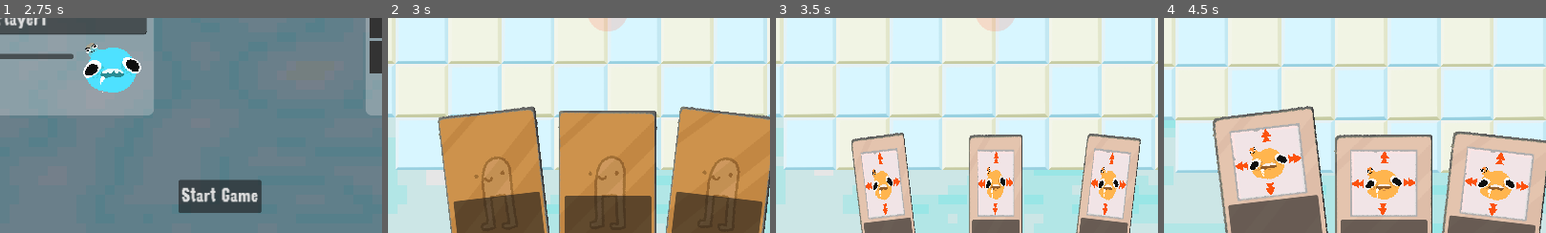
Above: before the commit, frames 1-4 (left to right).
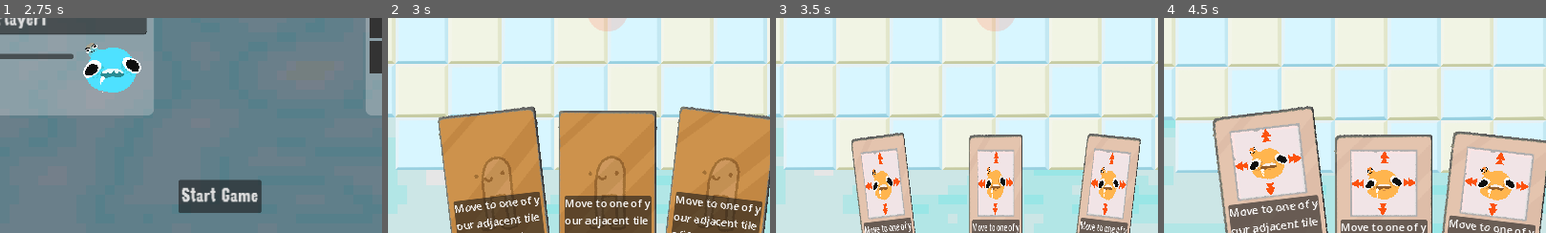
Above: after the commit, the same moments.

Repository: patator62180/GDWL_67
Game: Godot game, scene res://scenes/main/main.tscn
Same seed, same stepped clock (60 frames per second), same inputs: the game is played once before the commit and once after it.
Inputs (mouse positions are % of the whole screen's width and height, from its top left):
- Up to frame 1 (2.75 s): click "[FAKE] Start as player (local)" at 0.5 s; click (58, 82) at 1.27 s; type "12" at 1.35 s; click "PLAY LOCAL" at 2 s
- Up to frame 2 (3 s): click "Start Game" at 2.75 s
- Up to frame 3 (3.5 s): no input
- Up to frame 4 (4.5 s): tap Enter (ui_accept) at 3.5 s; drag from (50, 50) to (40, 30) at 3.52 s; drag from (36, 96) to (40, 32) at 4.27 s
The pictures show only the part of the screen within x 21-71%, y 50-100%; the shares and areas given below are measured in that part.

Frame 1 is identical in both runs. In frame 2, 2.3% of the frame differs, in the area x 17-98%, y 82-100%; in frame 3, 0.6%; in frame 4, 1.4%.

Commit message:
descriptions cartes

Diff:
--- a/scenes/cards/resources/hammer_card.tres
+++ b/scenes/cards/resources/hammer_card.tres
@@ -8,4 +8,4 @@
 icon = ExtResource("1_53u8c")
 type = "Hammer"
 weight = 10
-description = "Ceci est un marto"
+description = "Destroy one or mulriple walls"
--- a/scenes/cards/resources/movement_card.tres
+++ b/scenes/cards/resources/movement_card.tres
@@ -8,3 +8,4 @@
 icon = ExtResource("1_10hp7")
 type = "Movement"
 weight = 10
+description = "Move to one of your adjacent tiles (if possible)"
--- a/scenes/cards/resources/wall_card.tres
+++ b/scenes/cards/resources/wall_card.tres
@@ -8,3 +8,4 @@
 icon = ExtResource("1_y8w6t")
 type = "Wall"
 weight = 10
+description = "Place a wall to block movement"
--- a/scenes/menus/choices_screen.gd
+++ b/scenes/menus/choices_screen.gd
@@ -37,5 +37,5 @@
 
 
 func join_game_room():
-    Immersive.client.join_game_room(join_room_code.text)
+    Immersive.client.join_game_room(join_room_code.text.to_upper())
     visible = false
